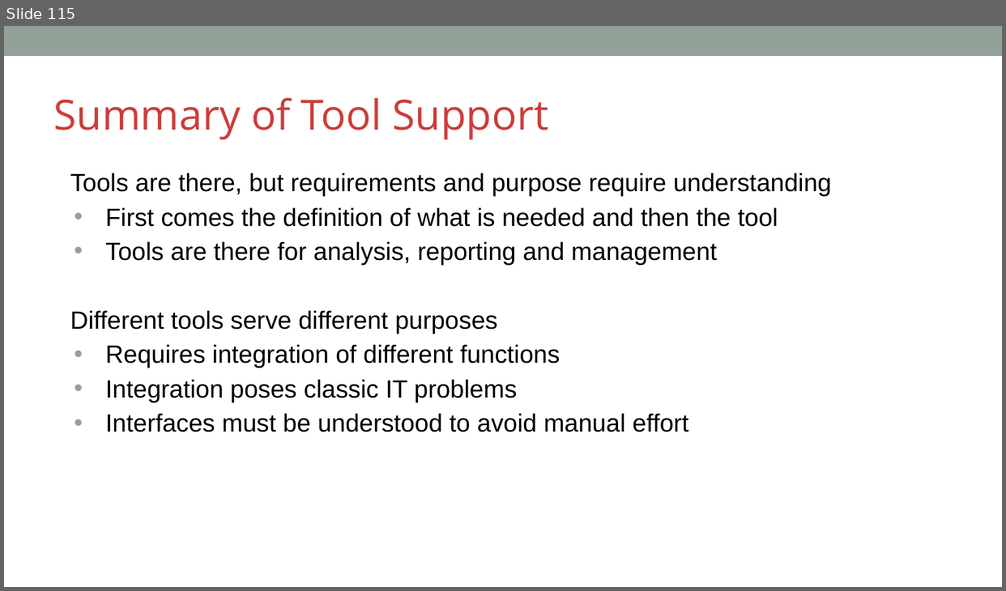
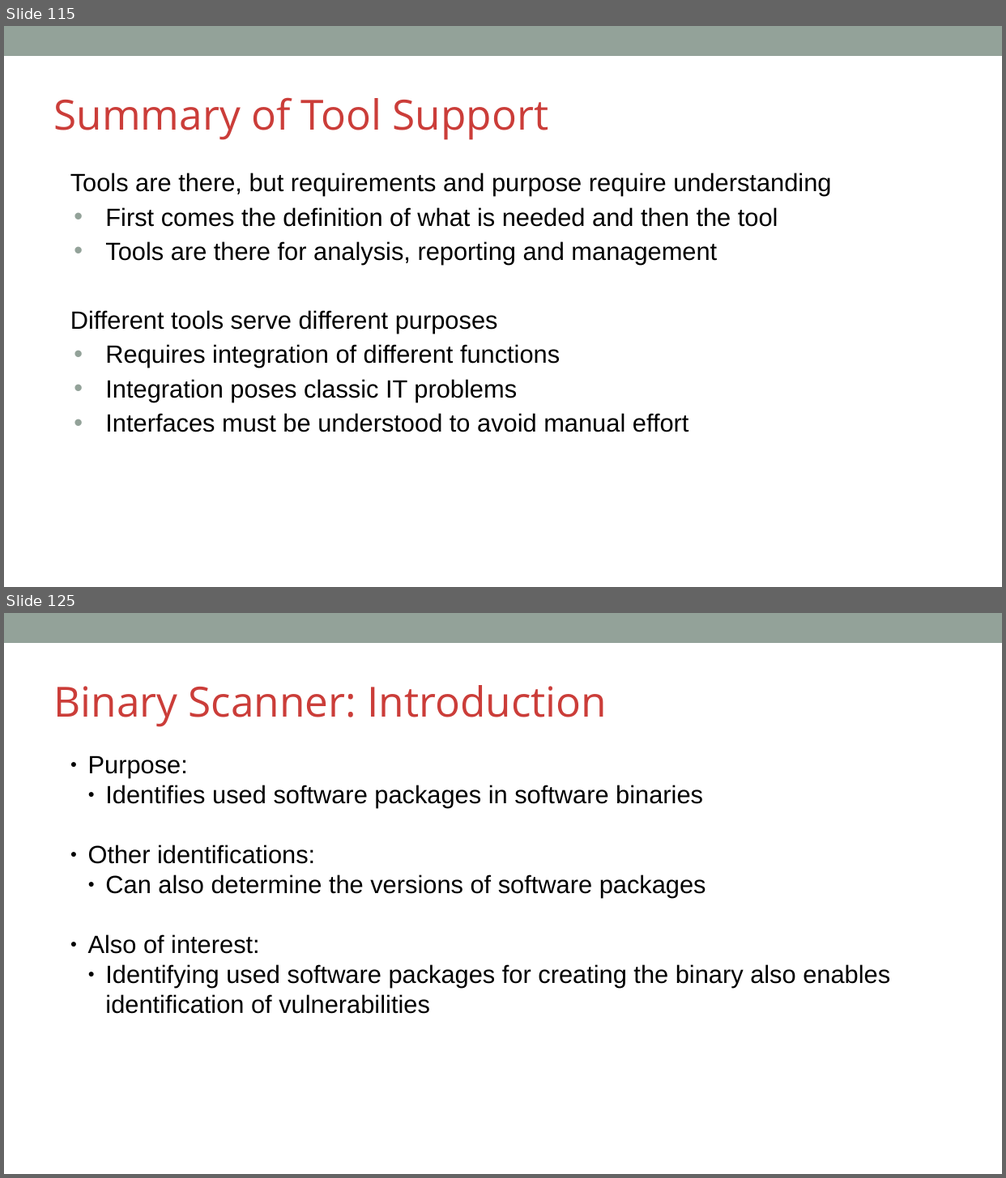
Before and after one commit to OpenChain-Project/Curriculum, a slide deck: slides/openchain-curriculum-for-1-1.pptx. Shown one above the other, each under a label of ours: slide 115 before the commit, slides 115 and 125 after it; the slides between them are not shown. The pictures are 1006x591 and 1006x1178 pixels, drawn with LibreOffice and Linux fonts; fonts in the diff are those of the drawing; background and template pictures are left out. Boxes give left, top, right and bottom in pixels: in the first picture for what was removed or moved away, otherwise in the second. Text is boxed around its words. In the diff, an @@ line names an element or a change of style, - is before the commit and + after.

Commit message:
slides(chapter10) adding new content about tooling types as text and odp, pdf, pptx

```diff
--- a/slides/openchain-curriculum-for-1-1.pptx
+++ b/slides/openchain-curriculum-for-1-1.pptx
@@ slide 125 added at box(4, 613, 1002, 1174), background #FFFFFF; not listed: 1 template element that a slide beside it also shows @@
@@ text added at box(54, 685, 607, 727), 40 pt, text #CB3D39 @@
+Binary Scanner: Introduction
@@ text added at box(88, 756, 890, 1014), 24 pt, text #000000 @@
+● Purpose:
+  ● Identifies used software packages in software binaries
+● Other identifications:
+  ● Can also determine the versions of software packages
+● Also of interest:
+  ● Identifying used software packages for creating the binary also enables identification of vulnerabilities
```
Also in this commit, not shown: 7 slides changed, 31 other slides added, 4 other files.
